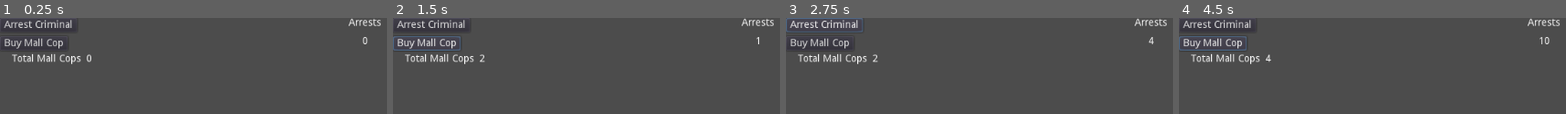
Above: before the commit, frames 1-4 (left to right).
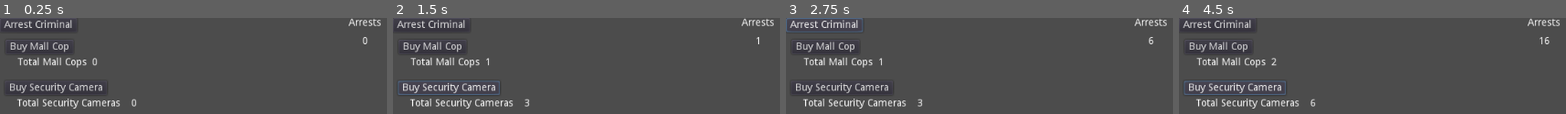
Above: after the commit, the same moments.

Repository: CloneDeath/CopUp
Game: Godot game, scene res://Main.tscn
Same seed, same stepped clock (60 frames per second), same inputs: the game is played once before the commit and once after it.
Inputs:
- Up to frame 1 (0.25 s): no input
- Up to frame 2 (1.5 s): click "Buy Mall Cop" at 0.5 s; click "Buy Mall Cop" (after the commit: "Buy Security Camera") at 1.25 s
- Up to frame 3 (2.75 s): click "Arrest Criminal" at 2 s
- Up to frame 4 (4.5 s): click "Arrest Criminal" at 2.75 s; click "Buy Mall Cop" at 3.5 s; click "Buy Mall Cop" (after the commit: "Buy Security Camera") at 4.25 s

The runs differ from the first frame. In frame 1, 4.6% of the frame differs, in the area x 1-36%, y 20-95%; in frame 2, 5.4%; in frame 3, 4.6%; in frame 4, 5.5%, in the area x 0-96%, y 18-95%.

Commit message:
Added Security Camera Cops

Diff:
--- a/Main.tscn
+++ b/Main.tscn
@@ -70,5 +70,31 @@
 
 [node name="MallCop" parent="." index="2" instance=ExtResource( 3 )]
 
-margin_top = 26.0
-margin_bottom = 66.0
+margin_left = 8.0
+margin_top = 31.0
+margin_right = 48.0
+margin_bottom = 71.0
+
+[node name="SecurityCamera" parent="." index="3" instance=ExtResource( 3 )]
+
+margin_left = 7.0
+margin_top = 89.0
+margin_right = 47.0
+margin_bottom = 129.0
+arrests_per_second = 3
+
+[node name="BuyCop" parent="SecurityCamera" index="0"]
+
+text = "Buy Security Camera"
+
+[node name="TotalMallCops" parent="SecurityCamera" index="2"]
+
+text = "Total Security Cameras"
+
+[node name="CopCount" parent="SecurityCamera" index="3"]
+
+margin_left = 177.0
+margin_right = 217.0
+
+
+[editable path="SecurityCamera"]
--- a/MallCop.gd
+++ b/MallCop.gd
@@ -3,6 +3,7 @@
 export var cops = 0;
 export var arrest_cost = 5;
 export var enabled = true;
+export var arrests_per_second = 1;
 signal arrest(count);
 
 func _ready():
@@ -17,4 +18,4 @@
 
 func add_cop():
 	if (enabled):
-		cops += 1;
+		cops += arrests_per_second;
--- a/MallCop.tscn
+++ b/MallCop.tscn
@@ -20,6 +20,7 @@
 cops = 0
 arrest_cost = 5
 enabled = true
+arrests_per_second = 1
 
 [node name="BuyCop" type="Button" parent="." index="0"]
 
